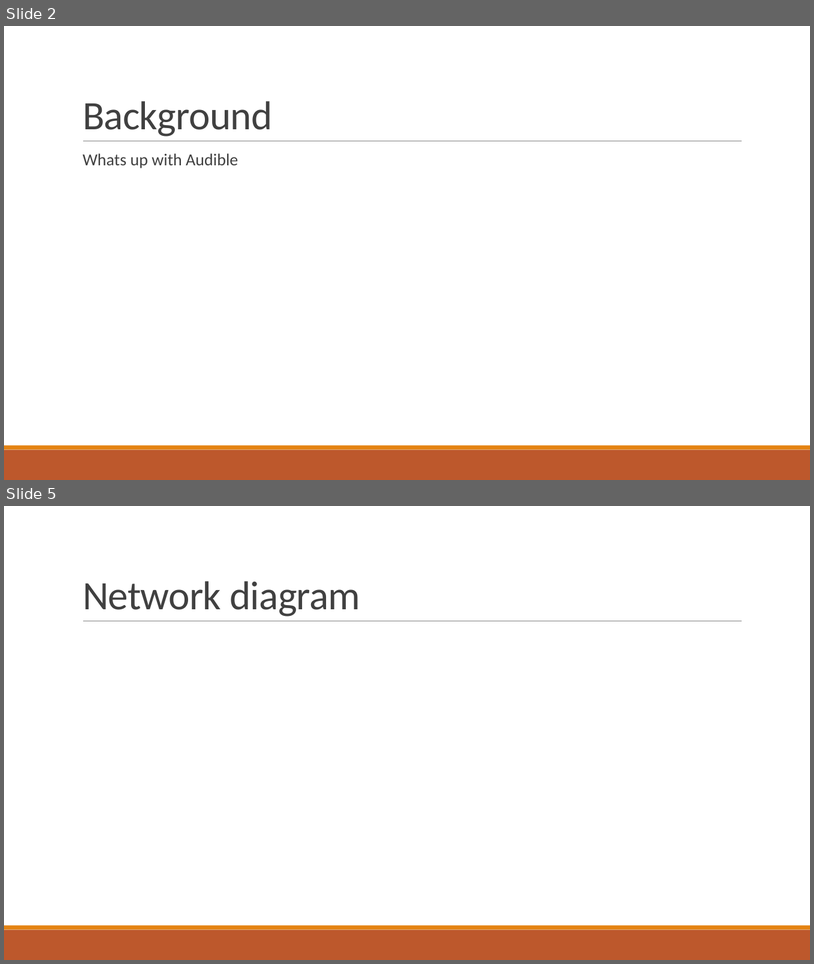
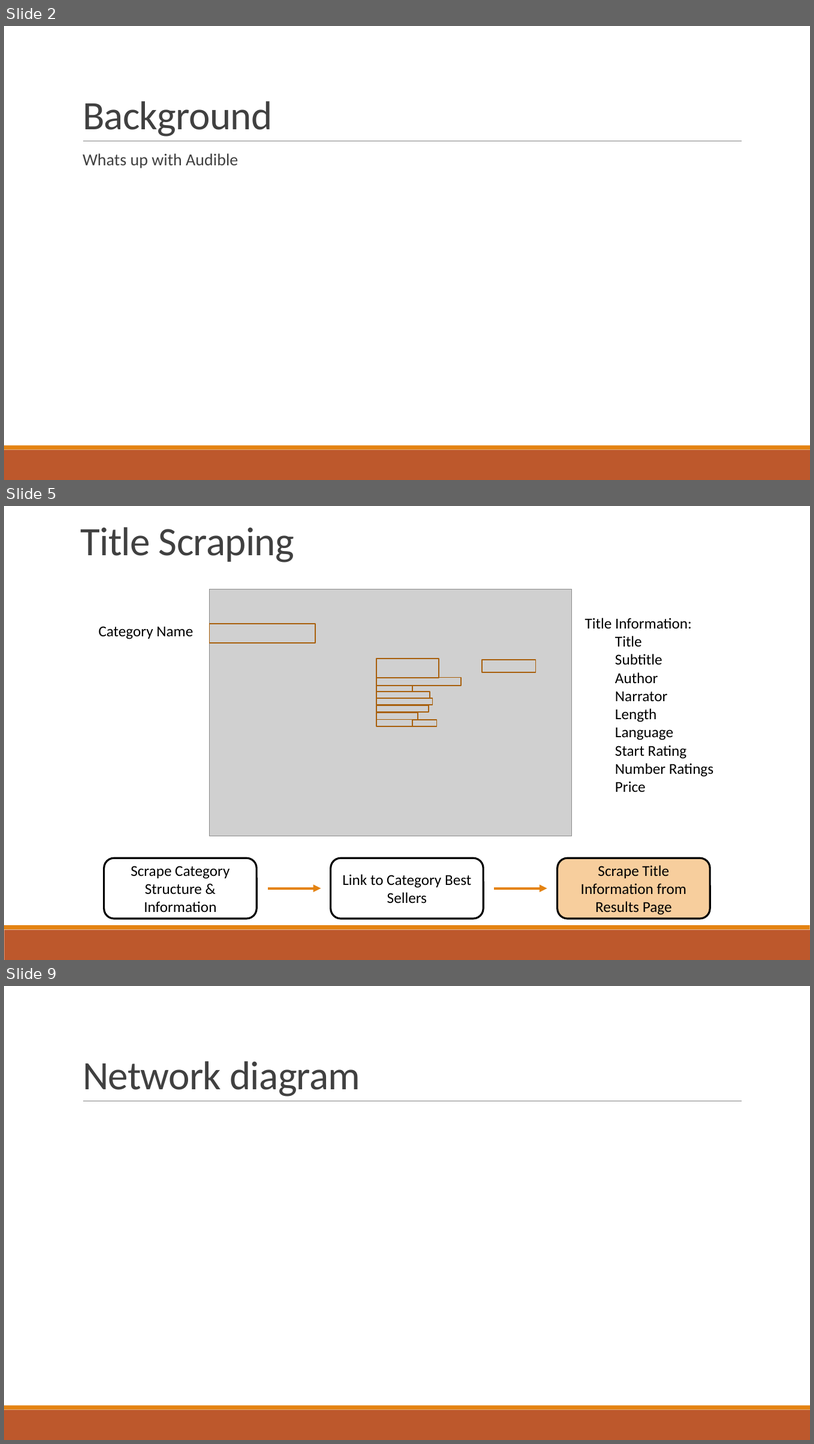
Before and after one commit to jwelch1123/finding_the_tree_in_the_forest, a slide deck: Presentation.pptx. Shown one above the other, each under a label of ours: slides 2 and 5 before the commit, slides 2, 5 and 9 after it; the slides between them are not shown. The pictures are 814x964 and 814x1444 pixels, drawn with LibreOffice and Linux fonts; fonts in the diff are those of the drawing; grey boxes stand for pictures. Boxes give left, top, right and bottom in pixels: in the first picture for what was removed or moved away, otherwise in the second. Text is boxed around its words. In the diff, an @@ line names an element or a change of style, - is before the commit and + after.

```diff
--- a/Presentation.pptx
+++ b/Presentation.pptx
@@ slide 5 added at (4,506,810,960), background #FFFFFF; not listed: 2 template elements that a slide beside it also shows @@
@@ text added at (80,527,294,562), 48 pt, text #404040 @@
+Title Scraping
@@ group added at (99,589,714,835): 11 rectangles, 2 texts, 1 picture @@
+Category Name
+Title Information:
+Title
+Subtitle
+Author
+Narrator
+Length
+Language
+Start Rating
+Number Ratings
+Price
@@ group added at (104,858,711,919): 3 rounded rectangles, 2 arrows @@
+Scrape Category Structure & Information
+Link to Category Best Sellers
+Scrape Title Information from Results Page
@@ what was slide 5 is now slide 9 @@
```
Also in this commit, not shown: 2 slides changed, 3 other slides added, 4 other files.
